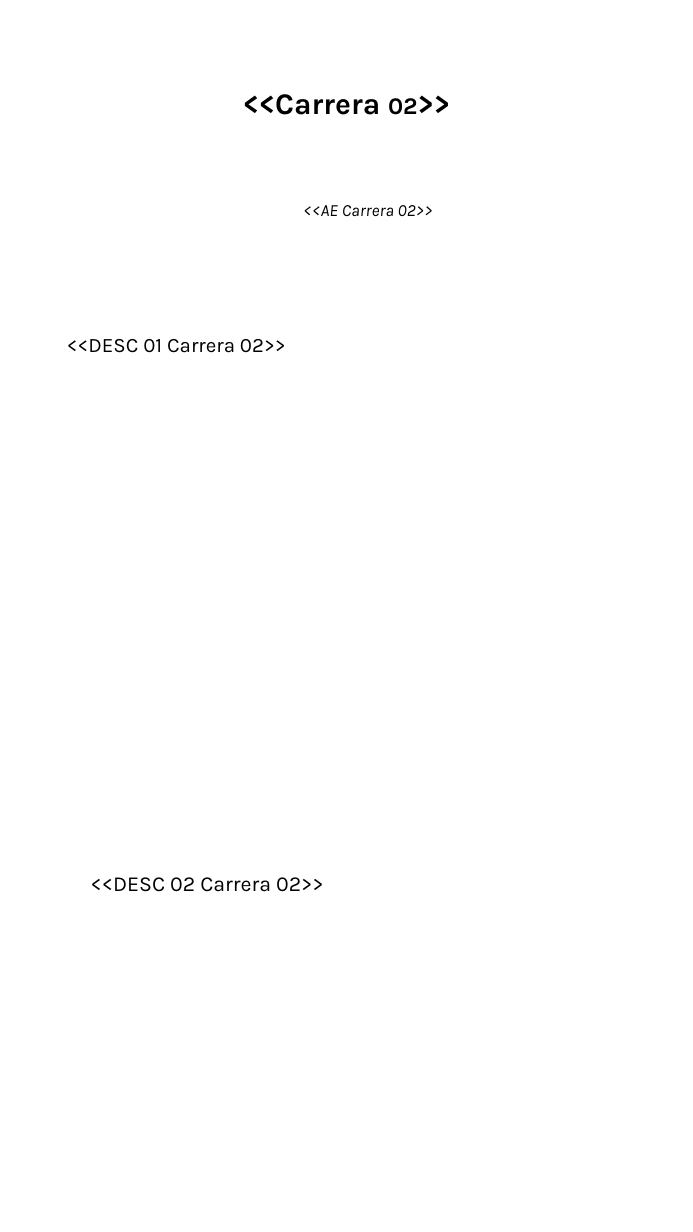
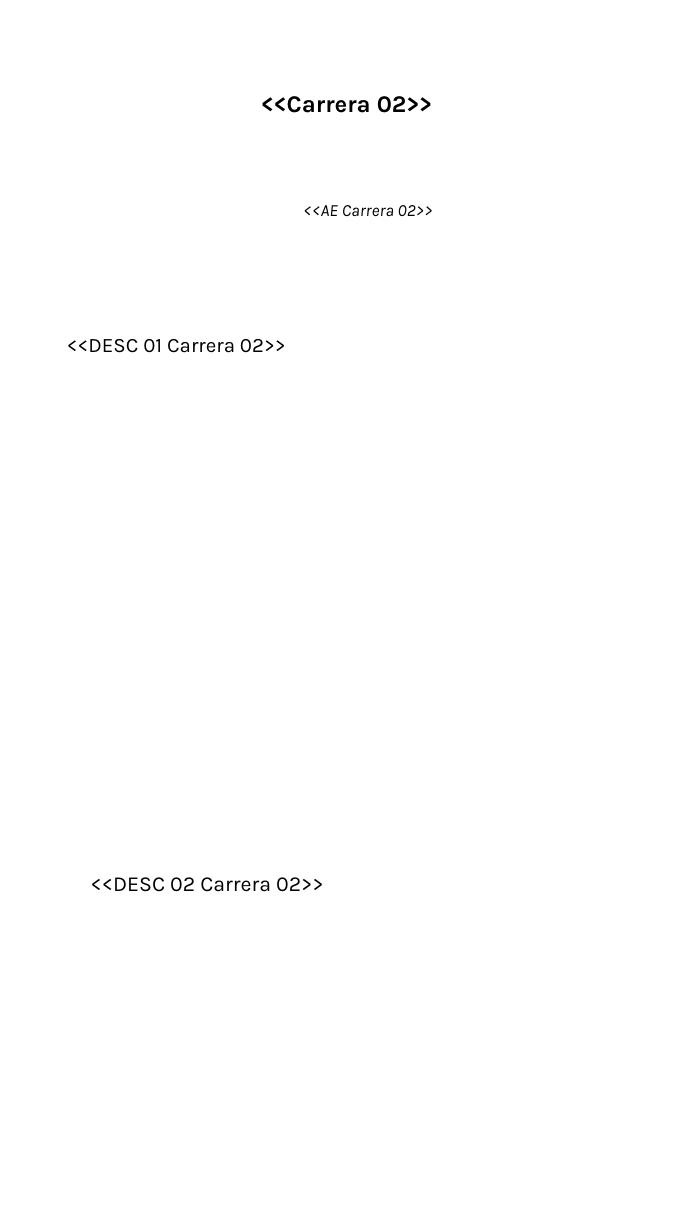
Before and after one commit to gero-educacion/reportgen, a slide deck: slide 20 of assets/Template_Autoconocimiento 2.0 (Padres - Counseling).pptx. Drawn at 693x1232 pixels with LibreOffice and Linux fonts; fonts in the diff are those of the drawing; background and template pictures are left out. Boxes give left, top, right and bottom in pixels: in the first picture for what was removed or moved away, otherwise in the second. Text is boxed around its words. In the diff, an @@ line names an element or a change of style, - is before the commit and + after.

```diff
--- a/assets/Template_Autoconocimiento 2.0 (Padres - Counseling).pptx
+++ b/assets/Template_Autoconocimiento 2.0 (Padres - Counseling).pptx
@@ text "<<Carrera 02>>" at (261, 96, 432, 113): size 35 to 28 pt in "<<Carrera 02>>" @@
```
Also in this commit, not shown: 13 other files.
